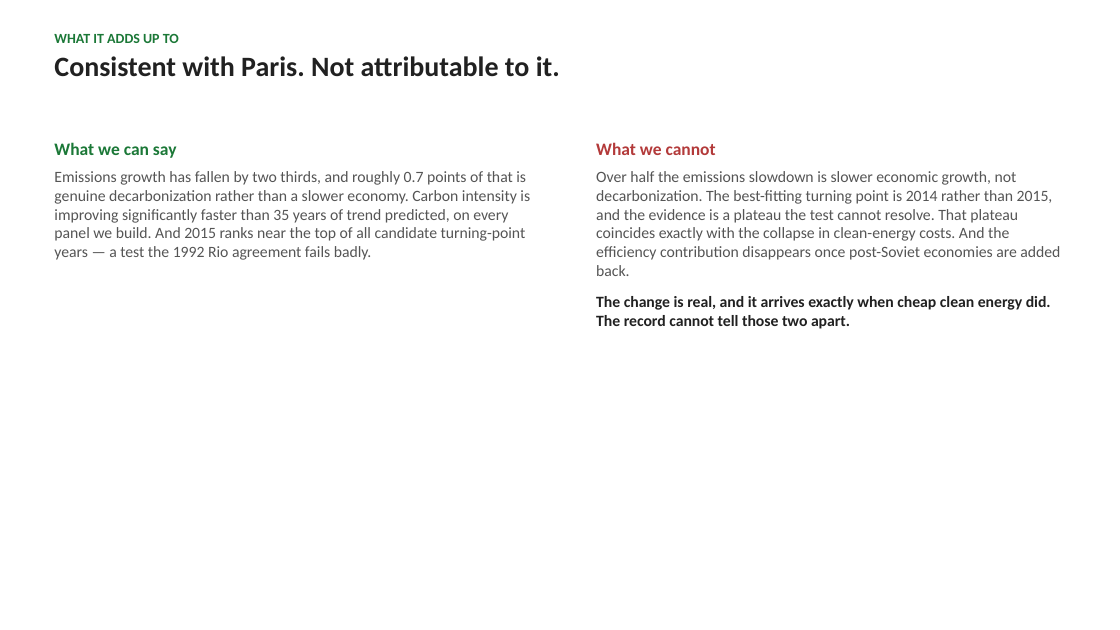
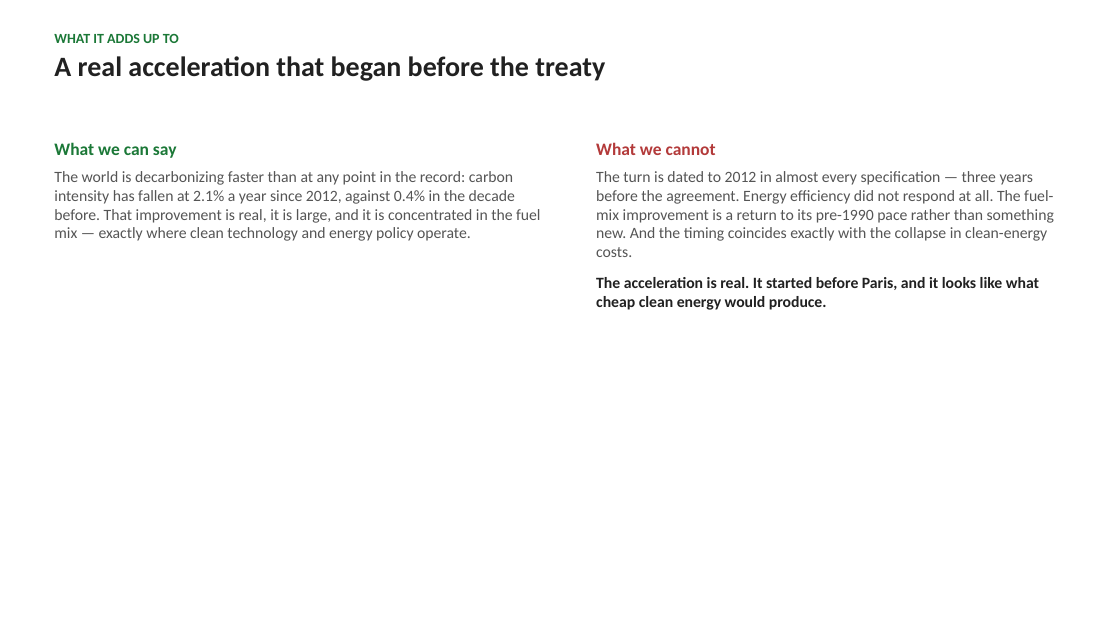
Before and after one commit to cwejnert/HDI-Happiness, a slide deck: slide 8 of carbon_breakpoints_takeaway_figures/paris_at_ten_world_deck.pptx (slide 9 before the commit). Drawn at 1120x630 pixels with LibreOffice and Linux fonts; fonts in the diff are those of the drawing. Boxes give left, top, right and bottom in pixels: in the first picture for what was removed or moved away, otherwise in the second. Text is boxed around its words. In the diff, an @@ line names an element or a change of style, - is before the commit and + after.

```diff
--- a/carbon_breakpoints_takeaway_figures/paris_at_ten_world_deck.pptx
+++ b/carbon_breakpoints_takeaway_figures/paris_at_ten_world_deck.pptx
@@ text at bbox=[54, 56, 605, 81]: text changed @@
-Consistent with Paris. Not attributable to it.
+A real acceleration that began before the treaty
@@ text at bbox=[54, 171, 540, 241]: text changed @@
-Emissions growth has fallen by two thirds, and roughly 0.7 points of that is genuine decarbonization rather than a slower economy. Carbon intensity is improving significantly faster than 35 years of trend predicted, on every panel we build. And 2015 ranks near the top of all candidate turning-point years — a test the 1992 Rio agreement fails badly.
+The world is decarbonizing faster than at any point in the record: carbon intensity has fallen at 2.1% a year since 2012, against 0.4% in the decade before. That improvement is real, it is large, and it is concentrated in the fuel mix — exactly where clean technology and energy policy operate.
@@ text at bbox=[596, 171, 1054, 310]: text changed @@
-Over half the emissions slowdown is slower economic growth, not decarbonization. The best-fitting turning point is 2014 rather than 2015, and the evidence is a plateau the test cannot resolve. That plateau coincides exactly with the collapse in clean-energy costs. And the efficiency contribution disappears once post-Soviet economies are added back.
-The change is real, and it arrives exactly when cheap clean energy did. The record cannot tell those two apart.
+The turn is dated to 2012 in almost every specification — three years before the agreement. Energy efficiency did not respond at all. The fuel-mix improvement is a return to its pre-1990 pace rather than something new. And the timing coincides exactly with the collapse in clean-energy costs.
+The acceleration is real. It started before Paris, and it looks like what cheap clean energy would produce.
```
Also in this commit, not shown: 6 other slides changed, 4 slides added, 5 slides removed, 15 other files.
